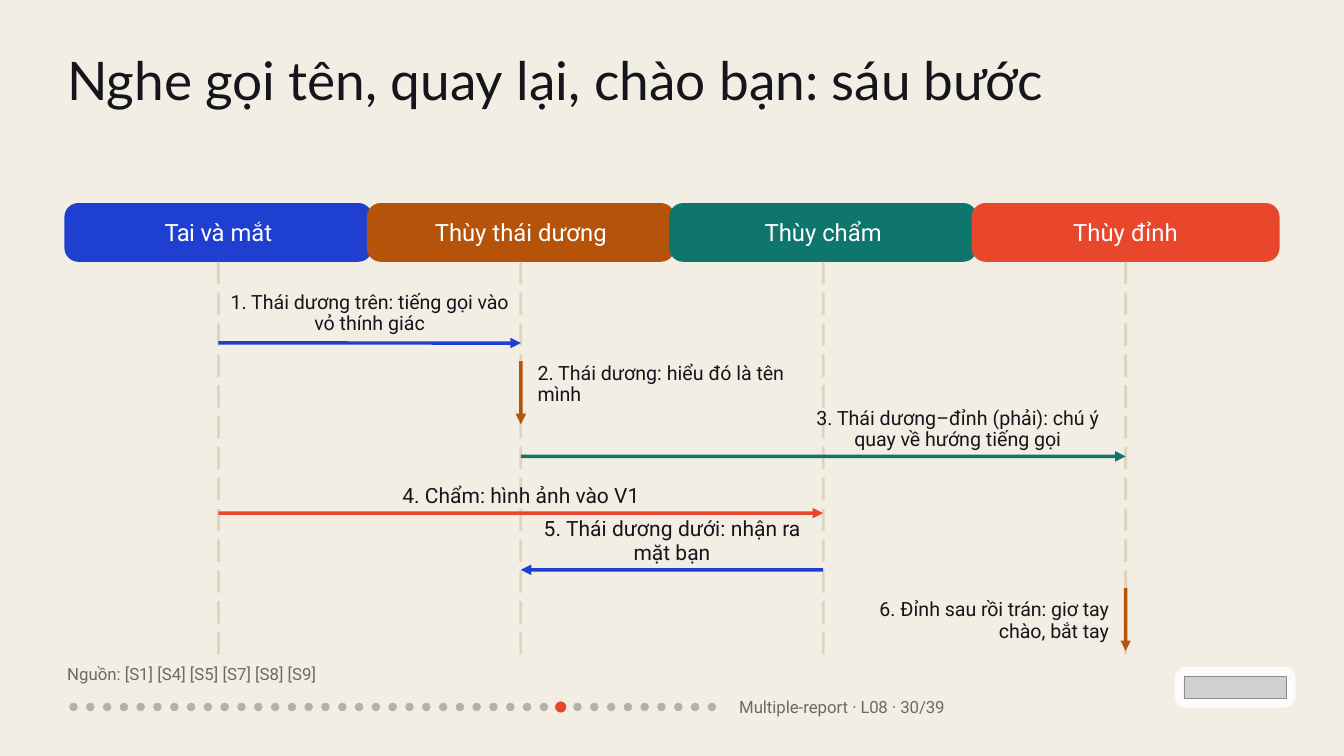
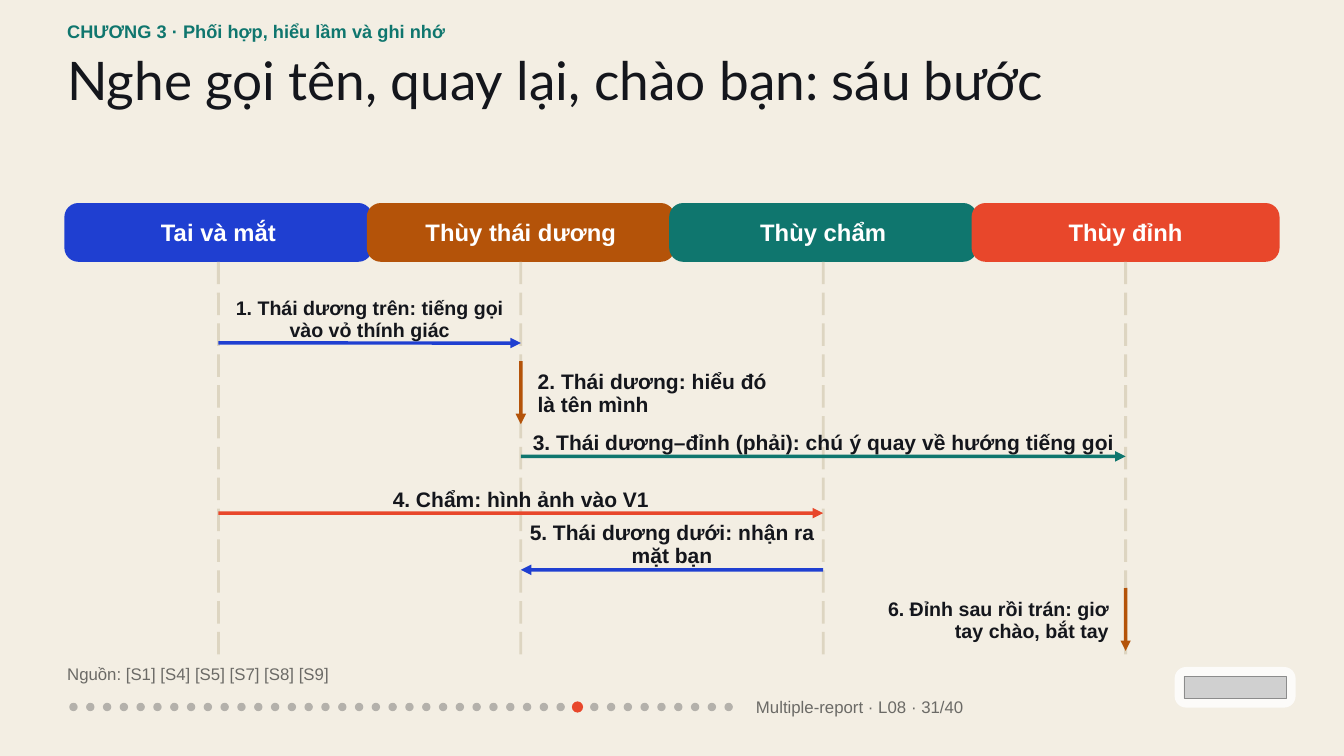
Before and after one commit to vohoailinh90/Multiple-report, a slide deck: slide 31 of lessons/L08/L08.pptx (slide 30 before the commit). Drawn at 1344x756 pixels with LibreOffice and Linux fonts; fonts in the diff are those of the drawing; grey boxes stand for pictures. Boxes give left, top, right and bottom in pixels: in the first picture for what was removed or moved away, otherwise in the second. Text is boxed around its words. In the diff, an @@ line names an element or a change of style, - is before the commit and + after.

```diff
--- a/lessons/L08/L08.pptx
+++ b/lessons/L08/L08.pptx
@@ text added at [67, 24, 445, 42], 19.5 pt, text #0F766E, bold @@
+CHƯƠNG 3 · Phối hợp, hiểu lầm và ghi nhớ
@@ text "Tai và mắt" at [161, 222, 275, 242]: font Roboto to Arial, bold on; letter spacing -0.8 to 0 pt in "Tai"; letter spacing -0.2 to 0 pt in "và"; letter spacing -0.1 to 0 pt in "mắt" @@
@@ text "Thùy thái dương" at [425, 223, 616, 246]: font Roboto to Arial, bold on; letter spacing 0.1 to 0 pt in "dương" @@
@@ text "Thùy chẩm" at [760, 222, 886, 246]: font Roboto to Arial, bold on @@
@@ text "Thùy đỉnh" at [1069, 223, 1182, 246]: font Roboto to Arial, bold on; letter spacing 0.1 to 0 pt in "đỉnh" @@
@@ text "1. Thái dương trên: tiếng ...": place and size @@
-text "1. Thái dương trên: tiếng ..." at [231, 293, 509, 334]
+text "1. Thái dương trên: tiếng ..." at [236, 300, 503, 342]
@@ text "1. Thái dương trên: tiếng ..." at [236, 300, 503, 342]: font Roboto to Arial, bold on; letter spacing -0.1 to 0 pt in "trên: gọi vào"; letter spacing -0.2 to 0 pt in "vỏ" @@
@@ text "2. Thái dương: hiểu đó ..." at [538, 373, 767, 412]: size 21 to 22.5 pt, font Roboto to Arial, bold on; letter spacing 0.1 to -0.1 pt in "đó"; letter spacing -0.1 to 0 pt in "là tên"; line spacing 23.1pt to 24.8pt; vertical alignment top to middle @@
@@ text "3. Thái dương–đỉnh (phải): chú ...": place and size @@
-text "3. Thái dương–đỉnh (phải): chú ..." at [816, 409, 1099, 450]
+text "3. Thái dương–đỉnh (phải): chú ..." at [533, 434, 1113, 454]
@@ text "3. Thái dương–đỉnh (phải): chú ..." at [533, 434, 1113, 454]: size 21 to 22.5 pt, font Roboto to Arial, bold on; letter spacing 0 to -0.2 pt in "3."; letter spacing 0.1 to 0 pt in "dương–đỉnh"; letter spacing -0.1 to 0 pt in "quay gọi"; letter spacing -0.2 to 0 pt in "về"; line spacing 23.1pt to 24.8pt @@
@@ text "4. Chẩm: hình ảnh vào ..." at [393, 490, 649, 508]: font Roboto to Arial, bold on; letter spacing 0 to -0.4 pt in "4."; letter spacing -0.1 to 0 pt in "vào" @@
@@ text "5. Thái dương dưới: nhận ..." at [530, 524, 814, 567]: font Roboto to Arial, bold on; letter spacing 0.1 to -0.2 pt in "5."; letter spacing 0.1 to 0 pt in "dương dưới:"; letter spacing -0.2 to 0 pt in "ra"; letter spacing -0.1 to 0 pt in "mặt" @@
@@ text "6. Đỉnh sau rồi trán: ..." at [888, 601, 1108, 642]: font Roboto to Arial, bold on; letter spacing 0 to -0.3 pt in "6."; letter spacing -0.1 to 0 pt in "sau trán: tay bắt tay"; letter spacing -0.2 to 0 pt in "rồi" @@
@@ text "Nguồn: [S1] [S4] [S5] [S7] ..." at [67, 667, 329, 684]: font Roboto to Arial @@
@@ ellipse: place and size @@
-ellipse at [573, 703, 581, 711]
+ellipse at [556, 703, 564, 711]
@@ ellipse: place and size @@
-ellipse at [555, 702, 566, 713]
+ellipse at [572, 702, 583, 713]
@@ ellipse added at [724, 703, 732, 711], fill #14161C at 28% opacity @@
@@ text at [756, 701, 963, 717]: text changed; font Roboto to Arial @@
-Multiple-report · L08 · 30/39
+Multiple-report · L08 · 31/40
```
Also in this commit, not shown: 38 other slides changed, 1 slide added, 1 other file.
